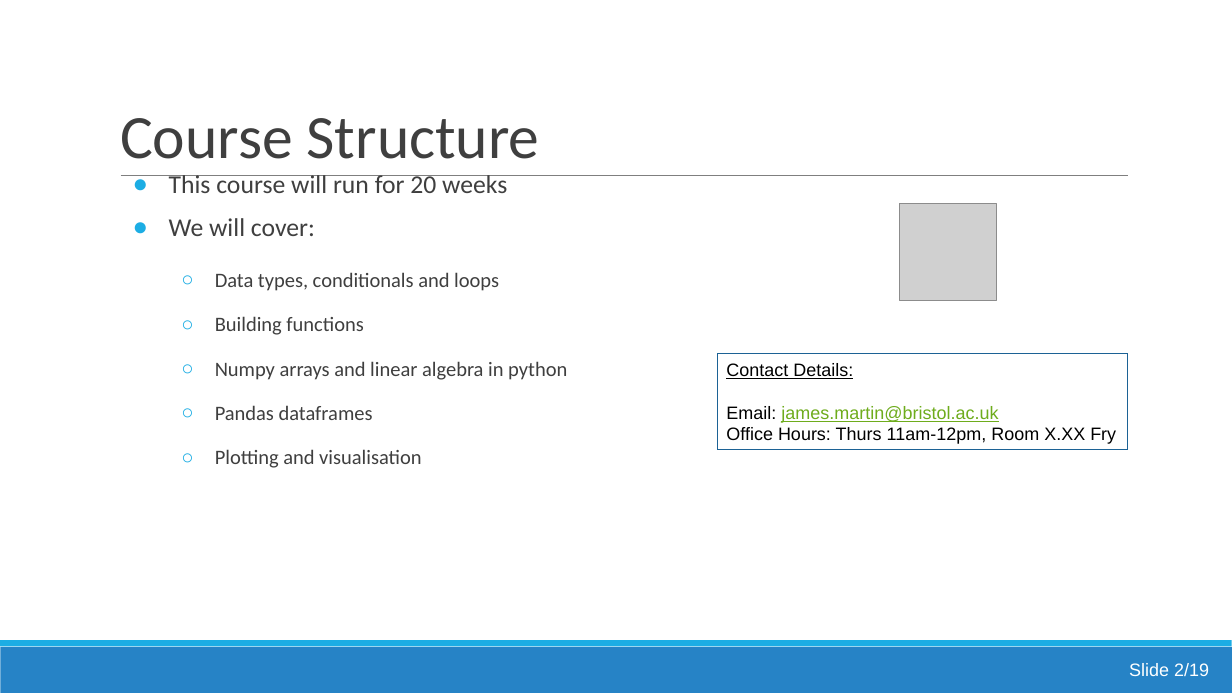
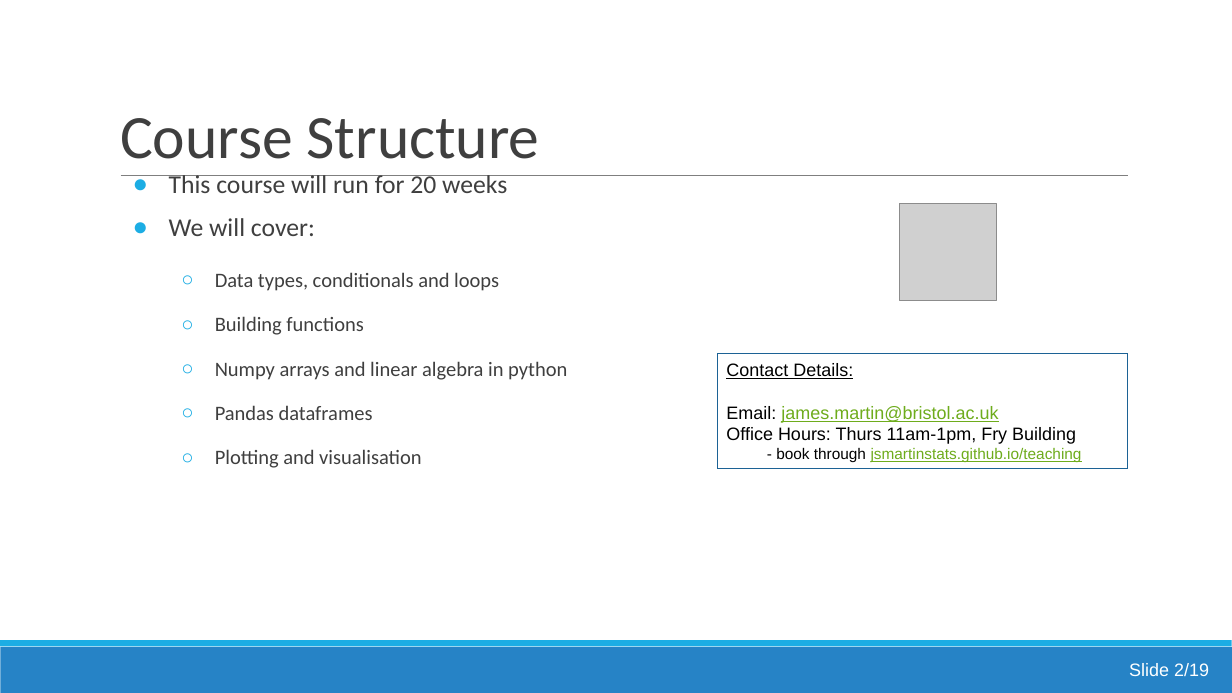
Before and after one commit to jsmartinstats/SCIF10002-2026, a slide deck: slide 5 of 01/Lecture1_Introduction_And_Data_Types.pptx. Drawn at 1232x693 pixels with LibreOffice and Linux fonts; fonts in the diff are those of the drawing; grey boxes stand for pictures. Boxes give left, top, right and bottom in pixels: in the first picture for what was removed or moved away, otherwise in the second. Text is boxed around its words. In the diff, an @@ line names an element or a change of style, - is before the commit and + after.

Commit message:
Update week 1 lecture slides with office hour details

```diff
--- a/01/Lecture1_Introduction_And_Data_Types.pptx
+++ b/01/Lecture1_Introduction_And_Data_Types.pptx
@@ rectangle "Contact Details:": place and size @@
-rectangle "Contact Details:" at bbox=[717, 354, 1128, 450]
+rectangle "Contact Details:" at bbox=[717, 354, 1128, 470]
@@ text in rectangle at bbox=[726, 427, 1082, 462]: text changed; size 14 to 12 pt @@
-Office Hours: Thurs 11am-12pm, Room X.XX Fry
+Office Hours: Thurs 11am-1pm, Fry Building
+- book through jsmartinstats.github.io/teaching
```
Also in this commit, not shown: 2 other slides changed.
